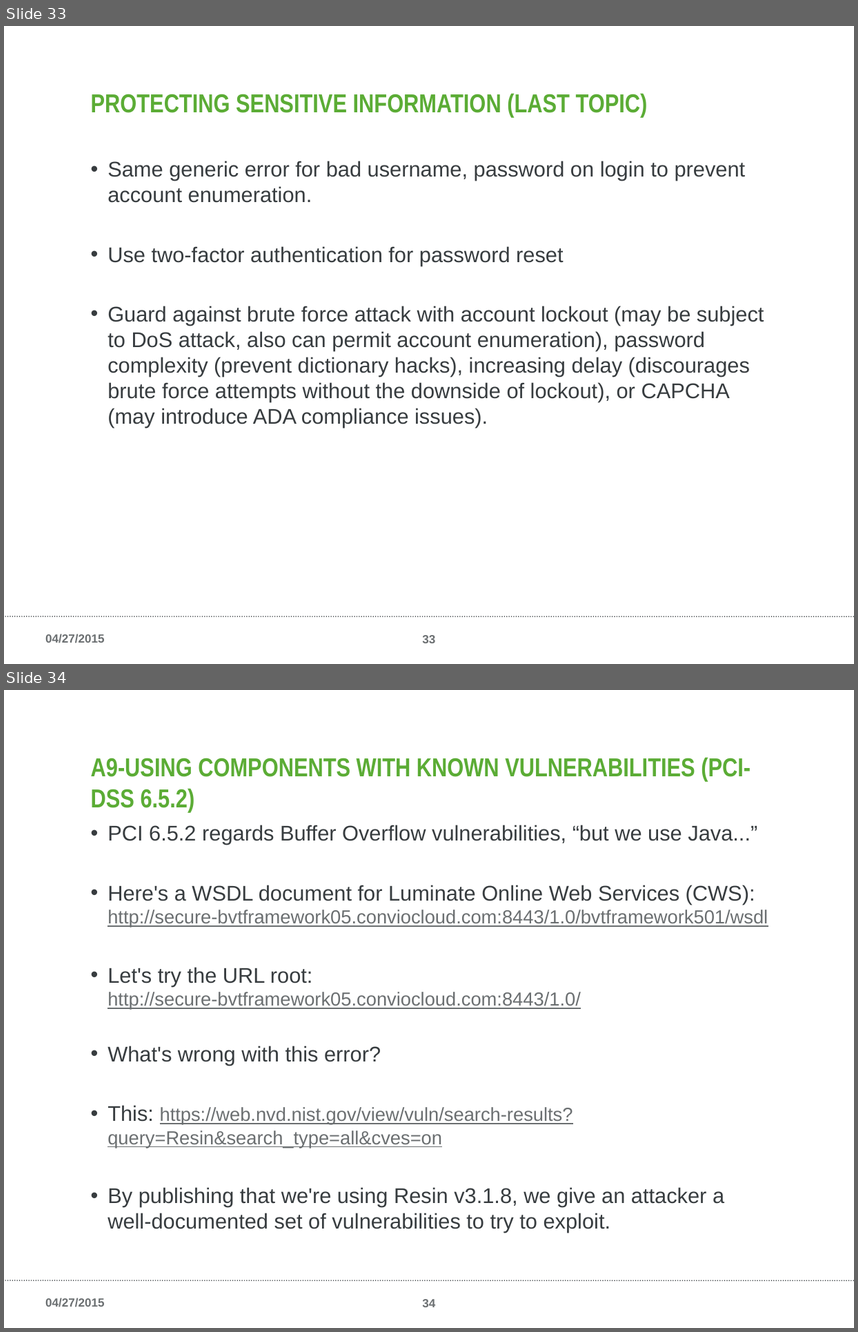
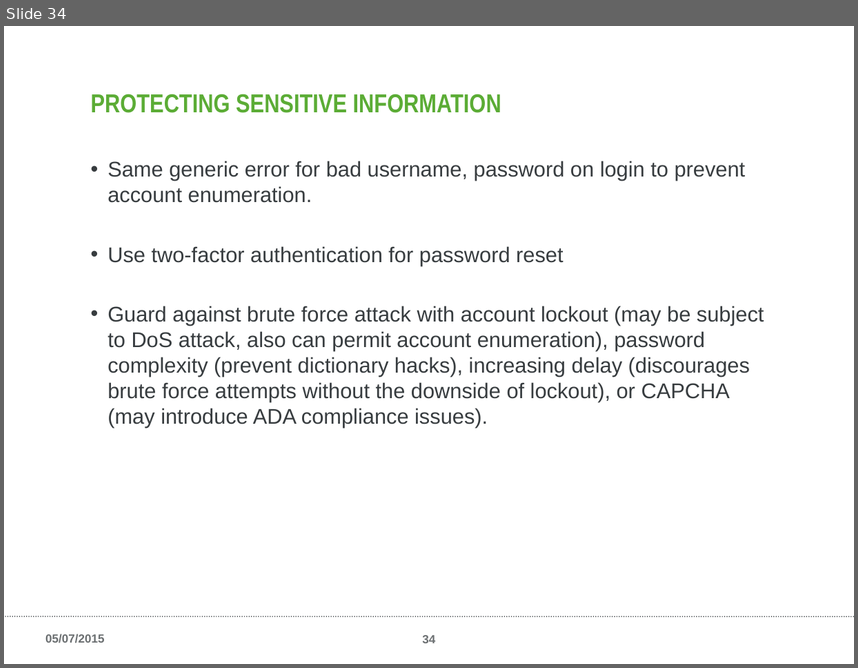
Before and after one commit to tjs1715/black-brd, a slide deck: public/OWASP-2015.pptx. Shown one above the other, each under a label of ours: slides 33 and 34 before the commit, slide 34 after it. The pictures are 858x1332 and 858x668 pixels, drawn with LibreOffice and Linux fonts; fonts in the diff are those of the drawing; background and template pictures are left out. Boxes give left, top, right and bottom in pixels: in the first picture for what was removed or moved away, otherwise in the second. Text is boxed around its words. In the diff, an @@ line names an element or a change of style, - is before the commit and + after.

```diff
--- a/public/OWASP-2015.pptx
+++ b/public/OWASP-2015.pptx
@@ slide 34 removed at bbox=[4, 690, 854, 1328], background #FFFFFF; not listed: 3 template elements that a slide beside it also shows @@
@@ title removed at bbox=[91, 757, 751, 813] @@
-A9-USING COMPONENTS WITH KNOWN VULNERABILITIES (PCI-DSS 6.5.2)
@@ text removed at bbox=[107, 825, 768, 1232] @@
-• PCI 6.5.2 regards Buffer Overflow vulnerabilities, “but we use Java...”
-• Here's a WSDL document for Luminate Online Web Services (CWS):
-  http://secure-bvtframework05.conviocloud.com:8443/1.0/bvtframework501/wsdl
-• Let's try the URL root:
-  http://secure-bvtframework05.conviocloud.com:8443/1.0/
-• What's wrong with this error?
-• This: https://web.nvd.nist.gov/view/vuln/search-results?query=Resin&search_type=all&cves=on
-• By publishing that we're using Resin v3.1.8, we give an attacker a well-documented set of vulnerabilities to try to exploit.
@@ what was slide 33 is now slide 34 @@
@@ slide 34 changed as well @@
@@ title at bbox=[91, 94, 501, 113]: text changed @@
-PROTECTING SENSITIVE INFORMATION (LAST TOPIC)
+PROTECTING SENSITIVE INFORMATION
@@ text at bbox=[45, 633, 104, 643]: text changed @@
-04/27/2015
+05/07/2015
@@ page number at bbox=[422, 635, 435, 643]: text changed @@
-33
+34
```
Also in this commit, not shown: 36 other slides changed, 2 slides added, 25 other files.
